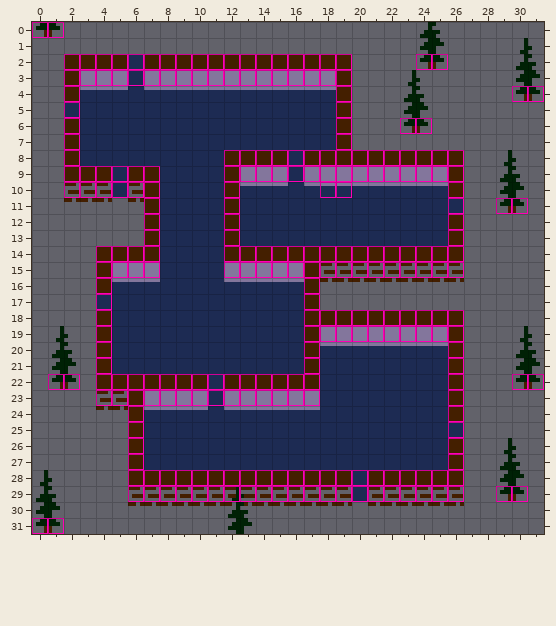
Tiled map: levels/0001/map.tmx. The picture above is the old version.
Cells are 16x16 px. Shown: x 0..31, y 0..31.
And afterwards:
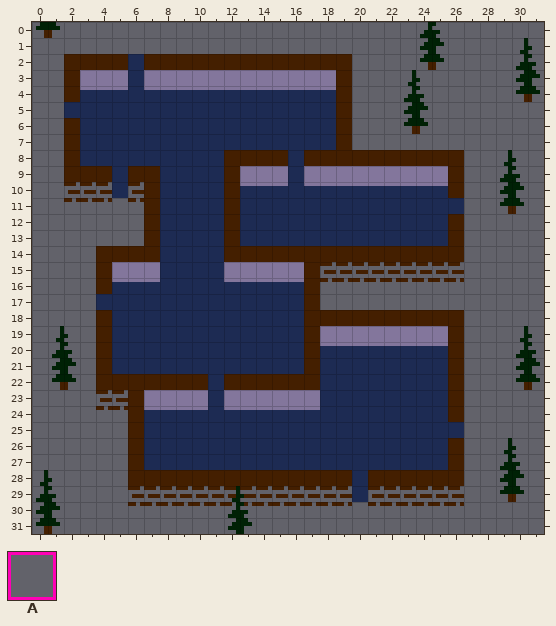
Key: from "paleta": A 26.
_ is an empty cell.
Changes in this commit:
Layer "collitions" (now hidden):
y 0: x 0..1 AA -> __
y 2: x 2..19 AAAAAAAAAAAAAAAAAA -> __________________; x 24..25 AA -> __
y 3: x 2..19 AAAAAAAAAAAAAAAAAA -> __________________
y 4: x 2 A -> _; x 19 A -> _; x 30..31 AA -> __
y 5: x 2 A -> _; x 19 A -> _
y 6: x 2 A -> _; x 19 A -> _; x 23..24 AA -> __
y 7: x 2 A -> _; x 19 A -> _
y 8: x 2 A -> _; x 12..26 AAAAAAAAAAAAAAA -> _______________
y 9: x 2..7 AAAAAA -> ______; x 12..26 AAAAAAAAAAAAAAA -> _______________
y 10: x 2..7 AAAAAA -> ______; x 12 A -> _; x 18..19 AA -> __; x 26 A -> _
y 11: x 7 A -> _; x 12 A -> _; x 26 A -> _; x 29..30 AA -> __
y 12..13: x 7 A -> _; x 12 A -> _; x 26 A -> _
y 14..15: x 4..7 AAAA -> ____; x 12..26 AAAAAAAAAAAAAAA -> _______________
y 16..17: x 4 A -> _; x 17 A -> _
y 18..19: x 4 A -> _; x 17..26 AAAAAAAAAA -> __________
y 20..21: x 4 A -> _; x 17 A -> _; x 26 A -> _
y 22: x 1..2 AA -> __; x 4..17 AAAAAAAAAAAAAA -> ______________; x 26 A -> _; x 30..31 AA -> __
y 23: x 4..17 AAAAAAAAAAAAAA -> ______________; x 26 A -> _
y 24..27: x 6 A -> _; x 26 A -> _
y 28: x 6..26 AAAAAAAAAAAAAAAAAAAAA -> _____________________
y 29: x 6..26 AAAAAAAAAAAAAAAAAAAAA -> _____________________; x 29..30 AA -> __
y 31: x 0..1 AA -> __
Pixel boxes of the changes (left, top, right, bottom) in both pictures:
removed: (32, 22, 64, 38)
removed: (48, 54, 464, 502)
removed: (512, 86, 544, 102)
removed: (496, 198, 528, 214)
removed: (512, 374, 544, 390)
removed: (496, 486, 528, 502)
removed: (32, 518, 64, 534)
